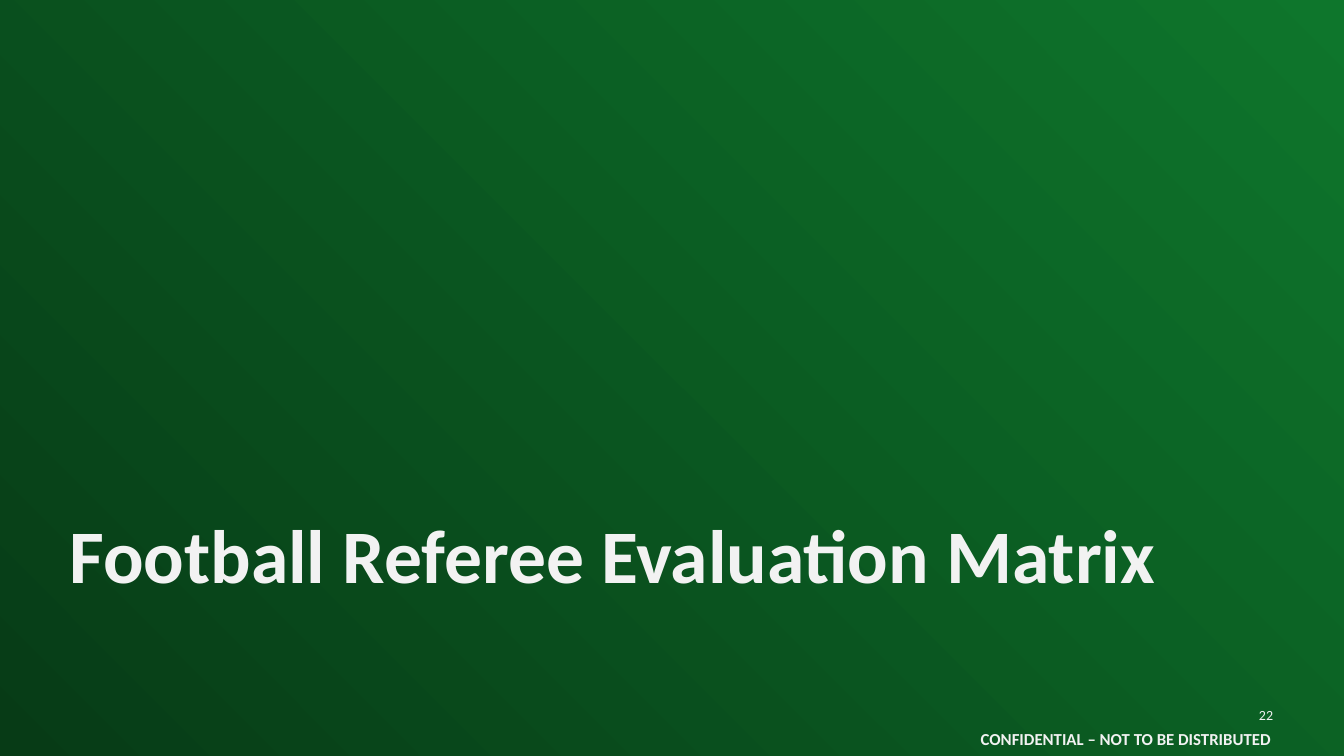
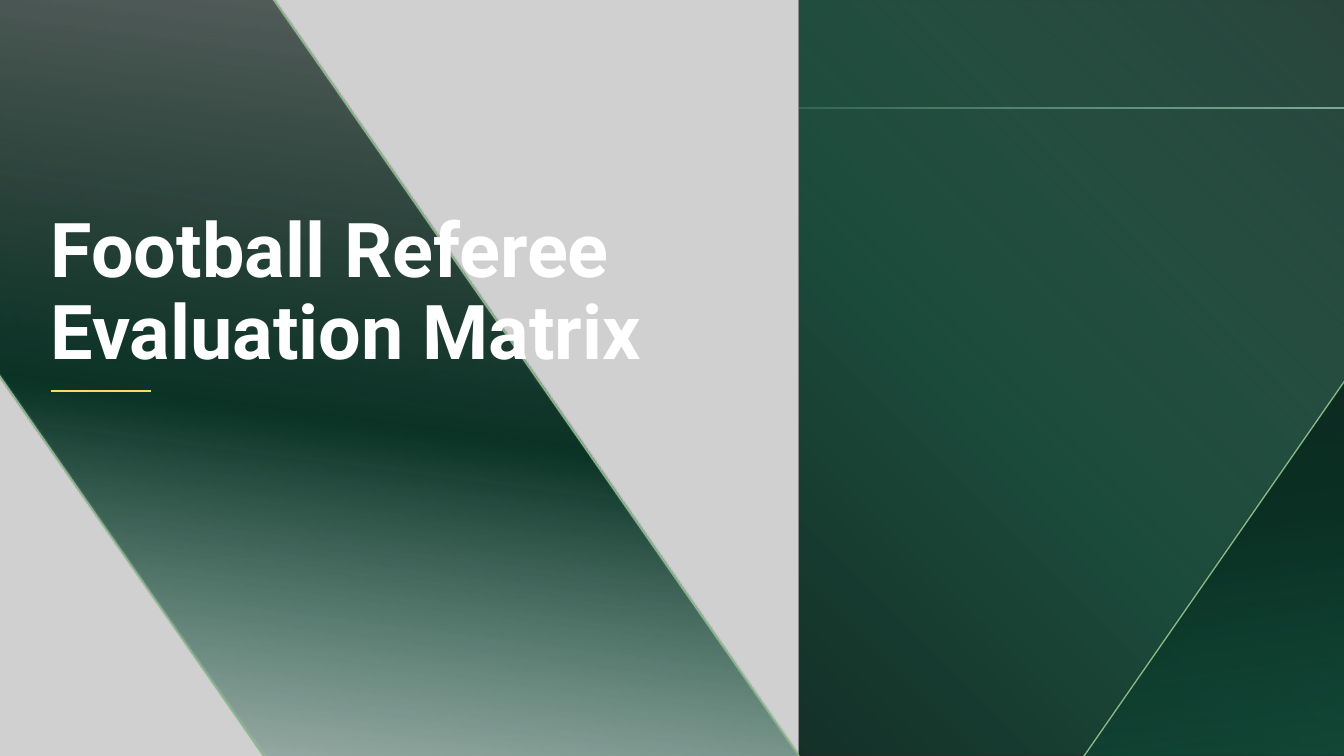
Before and after one commit to meedo5657-rgb/SAFF, a slide deck: slide 22 of Refereeing_Pathway_Presentation.pptx. Drawn at 1344x756 pixels with LibreOffice and Linux fonts; fonts in the diff are those of the drawing; grey boxes stand for pictures; background and template pictures are left out; a plain dark background stands for a picture behind light text. Boxes give left, top, right and bottom in pixels: in the first picture for what was removed or moved away, otherwise in the second. Text is boxed around its words. In the diff, an @@ line names an element or a change of style, - is before the commit and + after.

```diff
--- a/Refereeing_Pathway_Presentation.pptx
+++ b/Refereeing_Pathway_Presentation.pptx
@@ background gradient #0E762C to #073B16 to picture (left out) @@
@@ rectangle added at [0, 0, 1344, 756], fill gradient #287159 to #1B4C3C to #0D261E to #000000 @@
@@ picture added at [0, 0, 799, 756] @@
@@ diag stripe added at [0, 0, 956, 756], fill gradient #000000 to #0B3226 to #16654B, outline #87B787 1 pt @@
@@ line added from (0, 108) to (1344, 108), #87B787 1 pt @@
@@ diag stripe added at [923, 166, 1344, 756], fill gradient #000000 to #0B3226 to #16654B, outline #87B787 1 pt @@
@@ text "Football Referee Evaluation Matrix": place and size @@
-text "Football Referee Evaluation Matrix" at [69, 530, 1155, 584]
+text "Football Referee Evaluation Matrix" at [51, 208, 641, 377]
@@ text "Football Referee Evaluation Matrix" at [51, 208, 641, 377]: font Calibri to Roboto, text colour #F2F2F2 to #FFFFFF; line spacing 60pt to 0.9 @@
@@ line added from (151, 391) to (50, 391), #FFD966 1.75 pt @@
@@ page number removed at [1259, 711, 1273, 720] @@
-22
@@ text removed at [981, 734, 1270, 745] @@
-CONFIDENTIAL – NOT TO BE DISTRIBUTED
```
Also in this commit, not shown: 33 other slides changed, 1 slide added, 1 slide removed.
